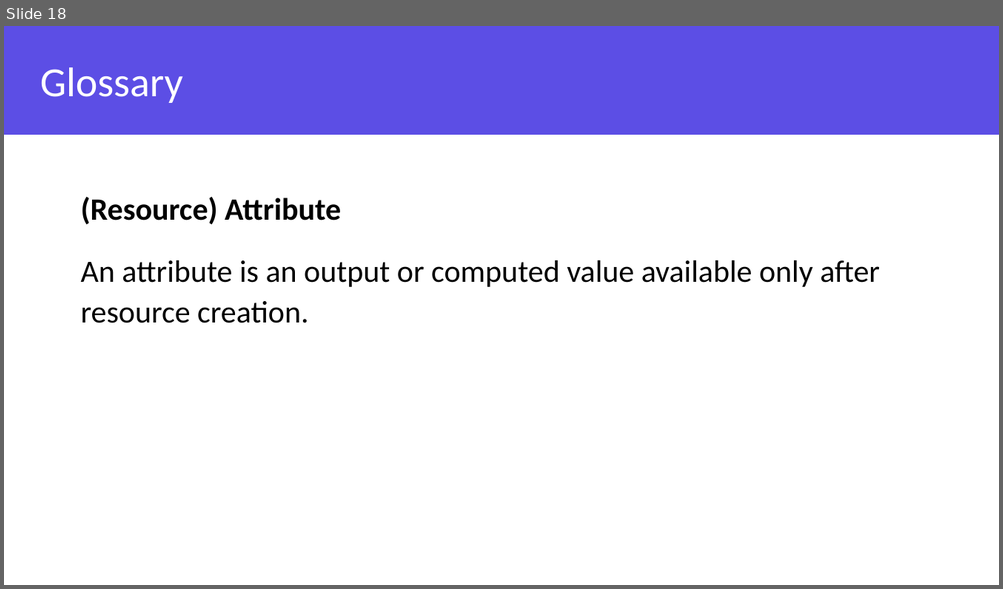
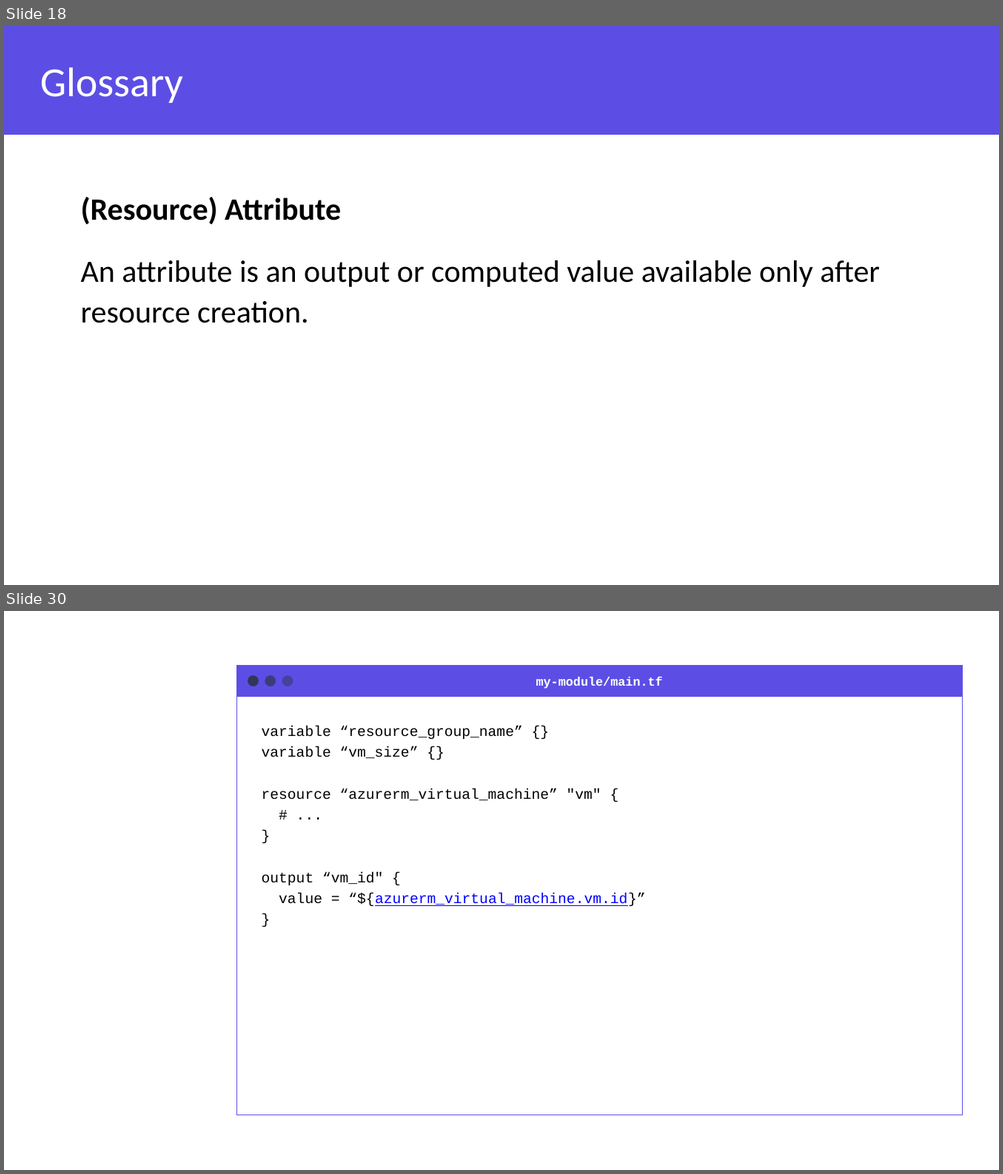
Before and after one commit to grove-mountain/azure-workshop-training, a slide deck: Slides/Azure and Terraform Workshop - Chapter 3.pptx. Shown one above the other, each under a label of ours: slide 18 before the commit, slides 18 and 30 after it; the slides between them are not shown. The pictures are 1003x589 and 1003x1174 pixels, drawn with LibreOffice and Linux fonts; fonts in the diff are those of the drawing; background and template pictures are left out. Boxes give left, top, right and bottom in pixels: in the first picture for what was removed or moved away, otherwise in the second. Text is boxed around its words. In the diff, an @@ line names an element or a change of style, - is before the commit and + after.

Commit message:
Added modules, Excercise using examples from registry

```diff
--- a/Slides/Azure and Terraform Workshop - Chapter 3.pptx
+++ b/Slides/Azure and Terraform Workshop - Chapter 3.pptx
@@ slide 30 added at bbox=[4, 611, 999, 1170], background #FFFFFF @@
@@ rectangle added at bbox=[237, 666, 962, 697], fill #5C4EE5, outline #5C4EE5 1 pt @@
@@ ellipse added at bbox=[247, 675, 259, 686], fill #263235 at 80% opacity @@
@@ ellipse added at bbox=[264, 675, 276, 686], fill #263235 at 60% opacity @@
@@ ellipse added at bbox=[282, 675, 293, 686], fill #263235 at 40% opacity @@
@@ text added at bbox=[536, 676, 663, 689], 12 pt, text #FFFFFF, bold @@
+my-module/main.tf
@@ rectangle added at bbox=[237, 687, 962, 1116], fill #FFFFFF, outline #5C4EE5 1 pt @@
@@ text added at bbox=[262, 726, 645, 906], 14 pt, text #000000 @@
+variable “resource_group_name” {}
+variable “vm_size” {}
+resource “azurerm_virtual_machine” "vm" {
+# ...
+}
+output “vm_id" {
+value = “${azurerm_virtual_machine.vm.id}”
+}
```
Also in this commit, not shown: 6 slides changed, 9 other slides added.
